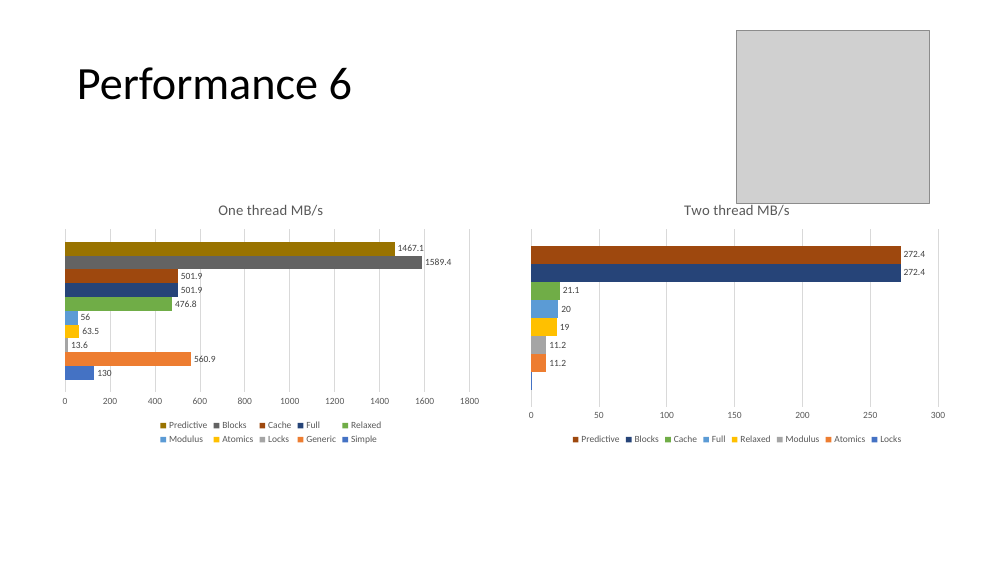
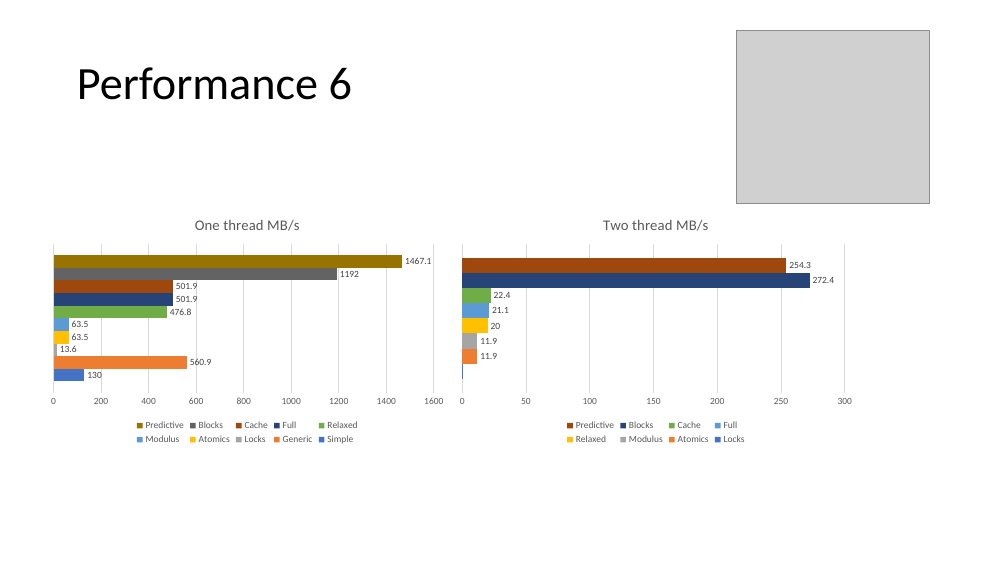
Before and after one commit to ChrisLomont/RingBuffer, a slide deck: slide 35 of Making a Ringbuffer.pptx (slide 33 before the commit). Drawn at 1008x567 pixels with LibreOffice and Linux fonts; fonts in the diff are those of the drawing; grey boxes stand for pictures. Boxes give left, top, right and bottom in pixels: in the first picture for what was removed or moved away, otherwise in the second. Text is boxed around its words. In the diff, an @@ line names an element or a change of style, - is before the commit and + after.

```diff
--- a/Making a Ringbuffer.pptx
+++ b/Making a Ringbuffer.pptx
@@ bar chart at (43, 203, 451, 448) @@
@@ Modulus, 1: 56 to 63.5 @@
@@ Blocks, 1: 1589.4 to 1192 @@
@@ bar chart: place and size @@
-bar chart at (54, 188, 488, 448)
+bar chart at (43, 203, 451, 448)
@@ bar chart at (451, 203, 860, 448) @@
@@ Atomics, 1: 11.2 to 11.9 @@
@@ Modulus, 1: 11.2 to 11.9 @@
@@ Relaxed, 1: 19 to 20 @@
@@ Full, 1: 20 to 21.1 @@
@@ Cache, 1: 21.1 to 22.4 @@
@@ Predictive, 1: 272.4 to 254.3 @@
@@ bar chart: place and size @@
-bar chart at (520, 188, 954, 448)
+bar chart at (451, 203, 860, 448)
```
Also in this commit, not shown: 13 other slides changed, 2 slides added, 1 slide removed, 6 other files.
